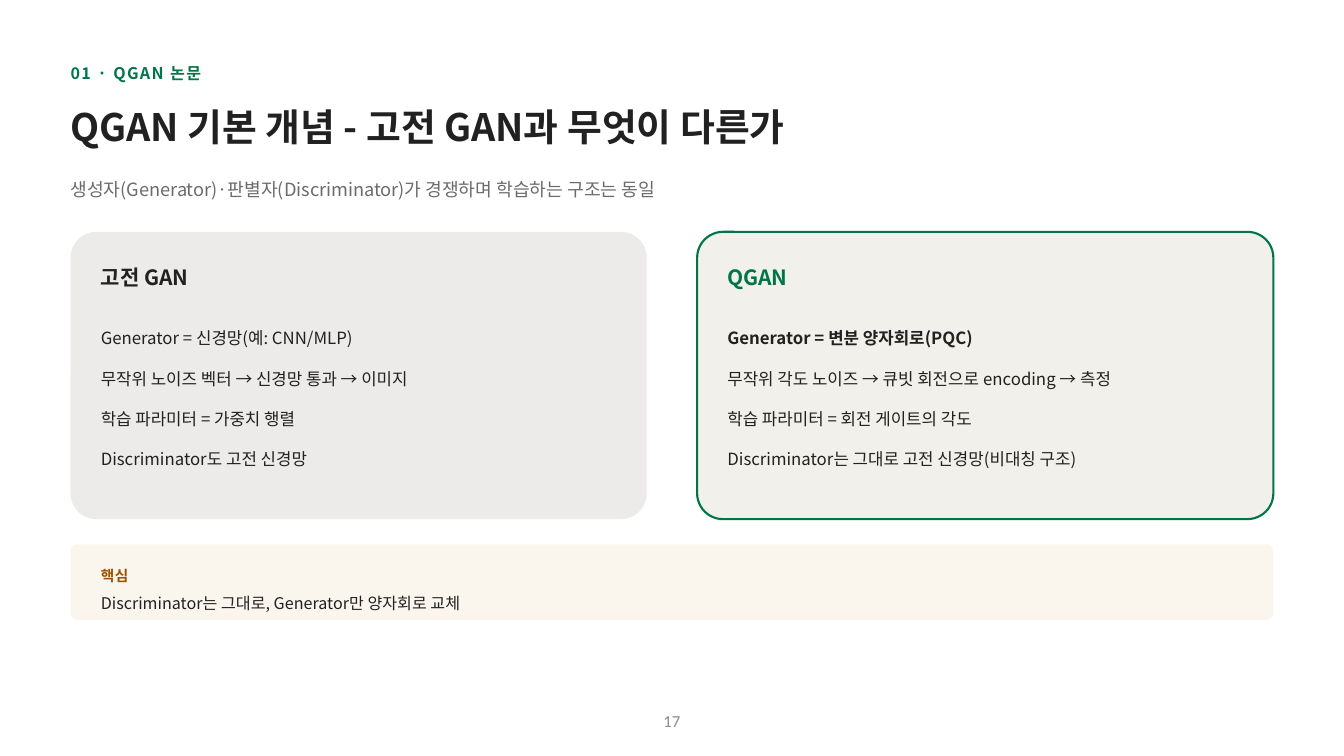
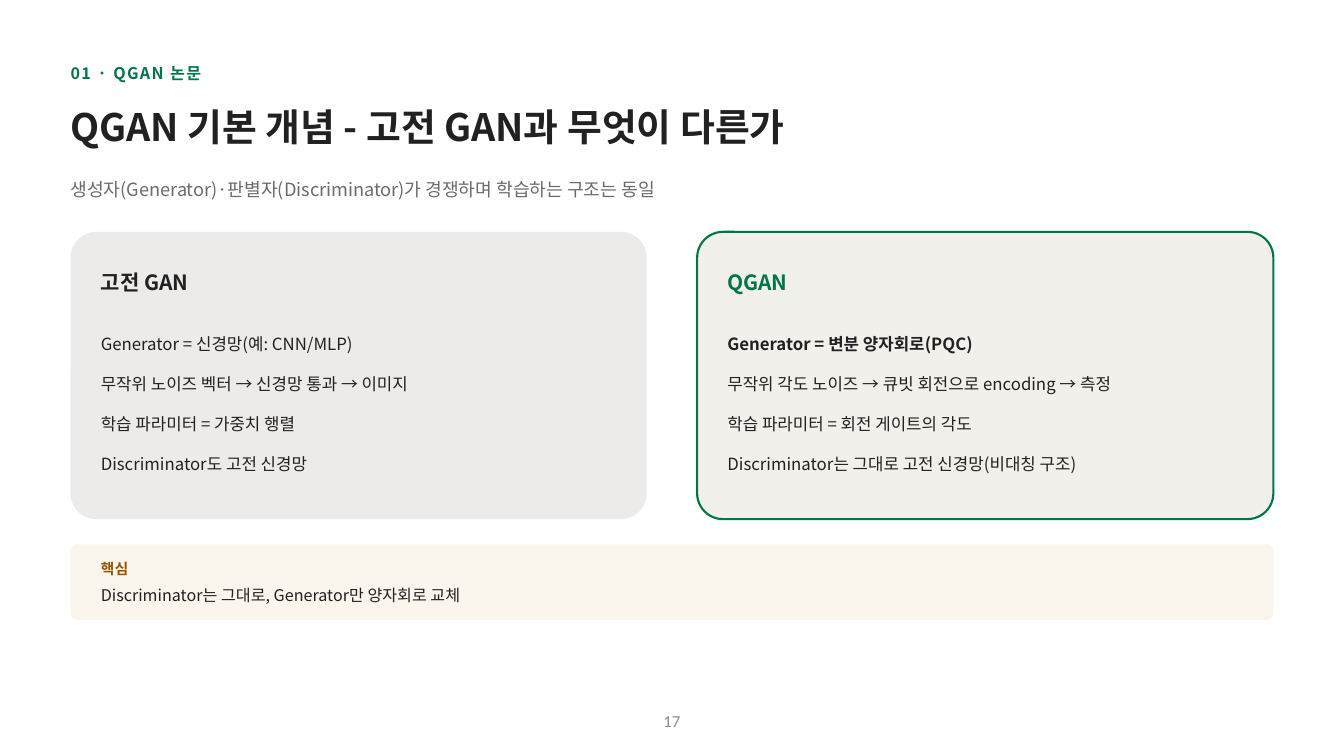
Before and after one commit to hyunhp/skin_disease_qml, a slide deck: slide 17 of practice/day1_slides/day1_theory_slides.pptx. Drawn at 1344x756 pixels with LibreOffice and Linux fonts; fonts in the diff are those of the drawing. Boxes give left, top, right and bottom in pixels: in the first picture for what was removed or moved away, otherwise in the second. Text is boxed around its words. In the diff, an @@ line names an element or a change of style, - is before the commit and + after.

```diff
--- a/practice/day1_slides/day1_theory_slides.pptx
+++ b/practice/day1_slides/day1_theory_slides.pptx
@@ 4 texts moved together from (x1=101, y1=267, x2=1111, y2=468) to (x1=101, y1=272, x2=1111, y2=473) @@
@@ text "핵심" moved from (x1=101, y1=568, x2=129, y2=583) to (x1=101, y1=561, x2=129, y2=576) @@
@@ text "Discriminator는 그대로, Generator만 양자회로 교체" moved from (x1=101, y1=595, x2=460, y2=612) to (x1=101, y1=587, x2=460, y2=604) @@
```
Also in this commit, not shown: 24 other slides changed, 18 other files.
